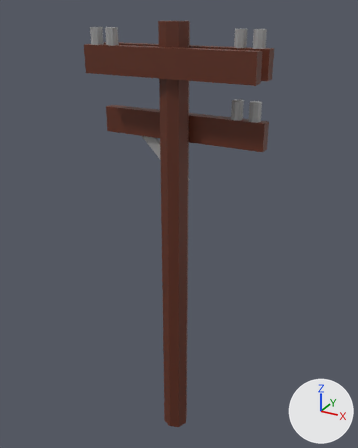
The Blender file assets/slup.blend as it was, and as the next commit left it.
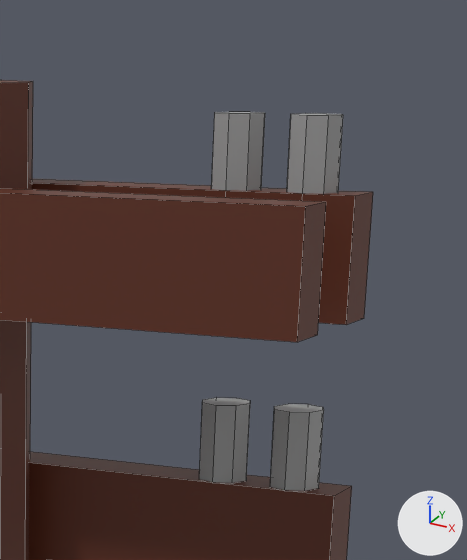
Old and new are each drawn whole from a camera (50 mm lens) standing at (4.02, -7.15, 8.21) and looking at (-0.05, 0.23, 4.52) and again close up on the part from 51% to 83% of the width and 0% to 31% of the height. Lighting does not change. The marker at lower right points along +X, +Y and +Z. The close-ups show mesh edges as thin lines.

The older version as bpy lines, for what is in view:
```python
me_cube_003 = bpy.data.meshes.new('Cube.003')
me_cube_003.from_pydata(...)  # a box spanning x -0.5..0.5, y -0.5..0.5, z -0.5..0.5
me_cube_003.materials.append(mat_wood)  # brown #612e1d
me_cylinder_001 = bpy.data.meshes.new('Cylinder.001')
me_cylinder_001.from_pydata(...)  # an 8-sided cylinder along z spanning x -0.5..0.5, y -0.5..0.5, z -0.5..0.5
me_cylinder_001.materials.append(mat_metal)  # grey #a3a3a3
me_cylinder_002 = bpy.data.meshes.new('Cylinder.002')
me_cylinder_002.from_pydata(...)  # an 8-sided cylinder along z spanning x -0.5..0.5, y -0.5..0.5, z -0.5..0.5
me_cylinder_002.materials.append(mat_metal)  # grey #a3a3a3
me_cylinder_006 = bpy.data.meshes.new('Cylinder.006')
me_cylinder_006.from_pydata(...)  # an 8-sided cylinder along z spanning x -0.5..0.5, y -0.5..0.5, z -0.5..0.5
me_cylinder_006.materials.append(mat_metal)  # grey #a3a3a3
ob_cube_003 = bpy.data.objects.new('Cube.003', me_cube_003)
ob_cube_003.location = (0.0, 0.25, 6.329)
ob_cube_003.scale = (3.0, 0.2, 0.45)
ob_cylinder_001 = bpy.data.objects.new('Cylinder.001', me_cylinder_001)
ob_cylinder_001.location = (1.3, 0.25, 7.75)
ob_cylinder_001.scale = (0.2, 0.2, 0.3)
ob_cylinder_002 = bpy.data.objects.new('Cylinder.002', me_cylinder_002)
ob_cylinder_002.location = (1.0, 0.25, 7.75)
ob_cylinder_002.scale = (0.2, 0.2, 0.3)
ob_cylinder_004 = bpy.data.objects.new('Cylinder.004', me_cylinder_006)
ob_cylinder_004.location = (1.0, 0.25, 6.7)
ob_cylinder_004.scale = (0.2, 0.2, 0.3)
# also in view: 'Cube.002' at (0.0, -0.25, 7.41); 'Cylinder' at (0.0, 0.0, 4.0); 'Cube.001' at (0.0, 0.25, 7.41); 'Cylinder.003' at (1.3, 0.25, 6.7)
```
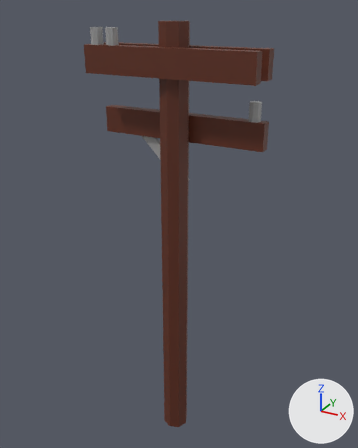
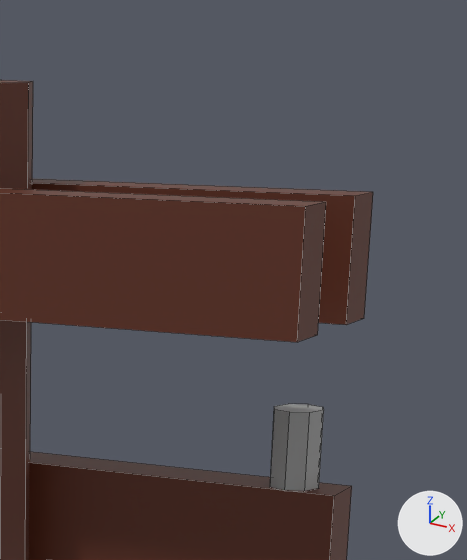
Pixel boxes [x1, y1, x2, y2] of what changed, in the close-ups (467 x 560 px):
```json
{"object": "Cylinder.001", "change": "deleted", "before": [287, 113, 343, 194]}
{"object": "Cylinder.004", "change": "deleted", "before": [199, 398, 250, 483]}
{"object": "Cylinder.002", "change": "deleted", "before": [211, 112, 265, 191]}
```

Edits to the scene script, one JSON object a line:
```json
{"op": "remove", "block": "ob_cylinder_001", "code": ["ob_cylinder_001 = bpy.data.objects.new('Cylinder.001', me_cylinder_001)", "ob_cylinder_001.location = (1.3, 0.25, 7.75)", "ob_cylinder_001.scale = (0.2, 0.2, 0.3)"]}
{"op": "remove", "block": "ob_cylinder_002", "code": ["ob_cylinder_002 = bpy.data.objects.new('Cylinder.002', me_cylinder_002)", "ob_cylinder_002.location = (1.0, 0.25, 7.75)", "ob_cylinder_002.scale = (0.2, 0.2, 0.3)"]}
{"op": "remove", "block": "ob_cylinder_004", "code": ["ob_cylinder_004 = bpy.data.objects.new('Cylinder.004', me_cylinder_006)", "ob_cylinder_004.location = (1.0, 0.25, 6.7)", "ob_cylinder_004.scale = (0.2, 0.2, 0.3)"]}
```
